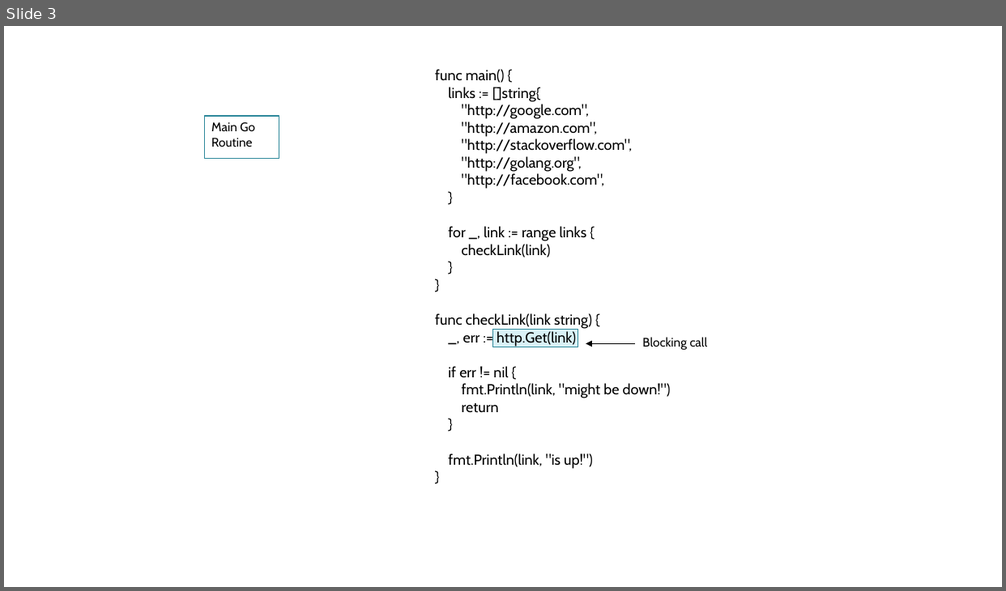
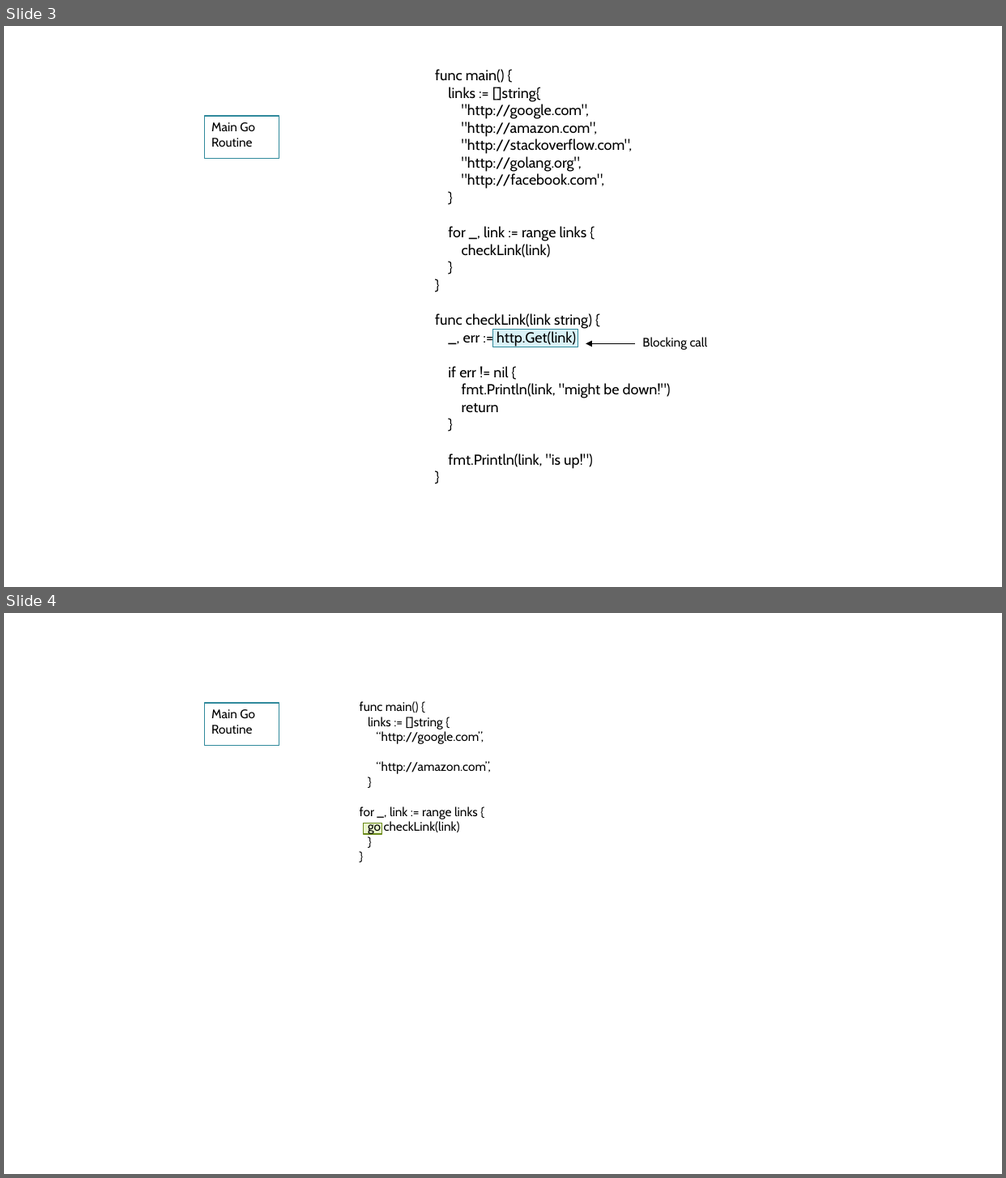
Before and after one commit to kevinlin47/Learn_Go, a slide deck: channels and go routines/Channels and Go Routines Part 3.pptx. Shown one above the other, each under a label of ours: slide 3 before the commit, slides 3 and 4 after it. The pictures are 1006x591 and 1006x1178 pixels, drawn with LibreOffice and Linux fonts; fonts in the diff are those of the drawing. Boxes give left, top, right and bottom in pixels: in the first picture for what was removed or moved away, otherwise in the second. Text is boxed around its words. In the diff, an @@ line names an element or a change of style, - is before the commit and + after.

Commit message:
Finish slide 4

```diff
--- a/channels and go routines/Channels and Go Routines Part 3.pptx
+++ b/channels and go routines/Channels and Go Routines Part 3.pptx
@@ slide 4 added at bbox=[4, 613, 1002, 1174], background #FFFFFF @@
@@ rectangle added at bbox=[205, 703, 279, 745], fill #FFFFFF, outline #2F8A9B 0.85 pt @@
@@ text added at bbox=[211, 709, 255, 734], 12 pt, text #000000 @@
+Main Go Routine
@@ text added at bbox=[360, 701, 490, 835], 12 pt, text #000000 @@
+func main() {
+links := []string {
+“http://google.com”,
+“http://amazon.com”,
+}
+for _, link := range links {
+go checkLink(link)
+}
+}
@@ rectangle added at bbox=[364, 824, 382, 834], fill #EBF6CE, outline #6B8A1A 0.85 pt @@
```
Also in this commit, not shown: 1 other slide added.
